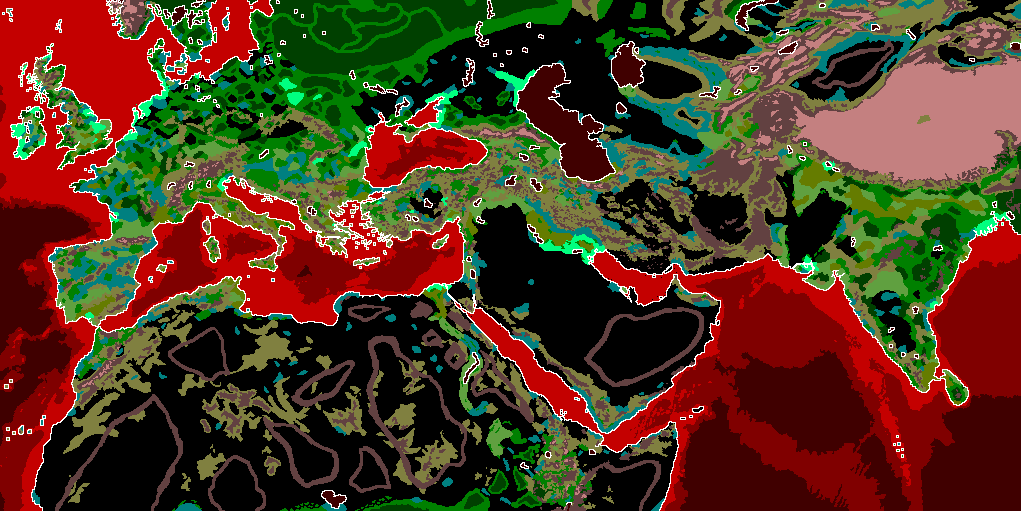
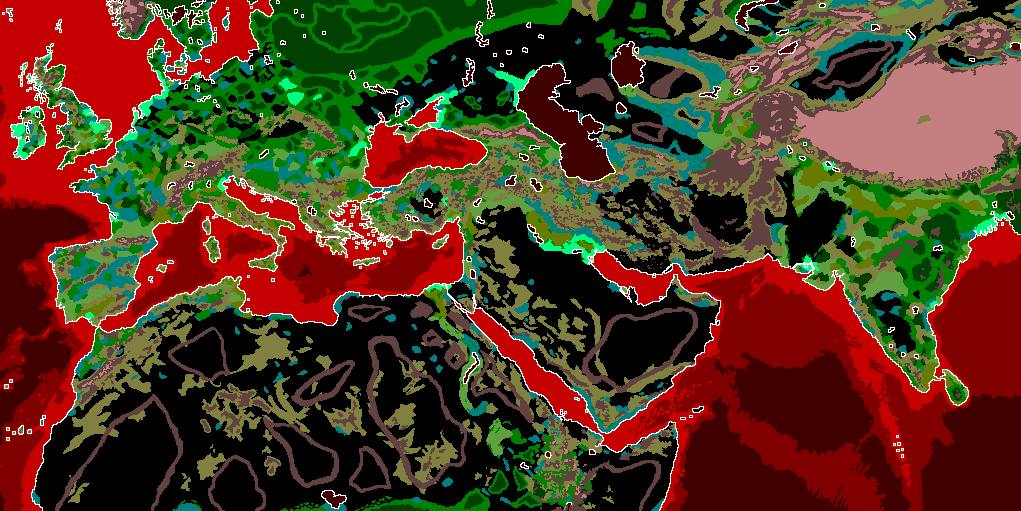
Layers edited between the first and the second 1021 × 511 image:
painted on "map_ground_types_blocked_access" over [457,68,704,393]
"map_ground_types": blend dissolve → normal, painted on it over [457,68,704,397]
